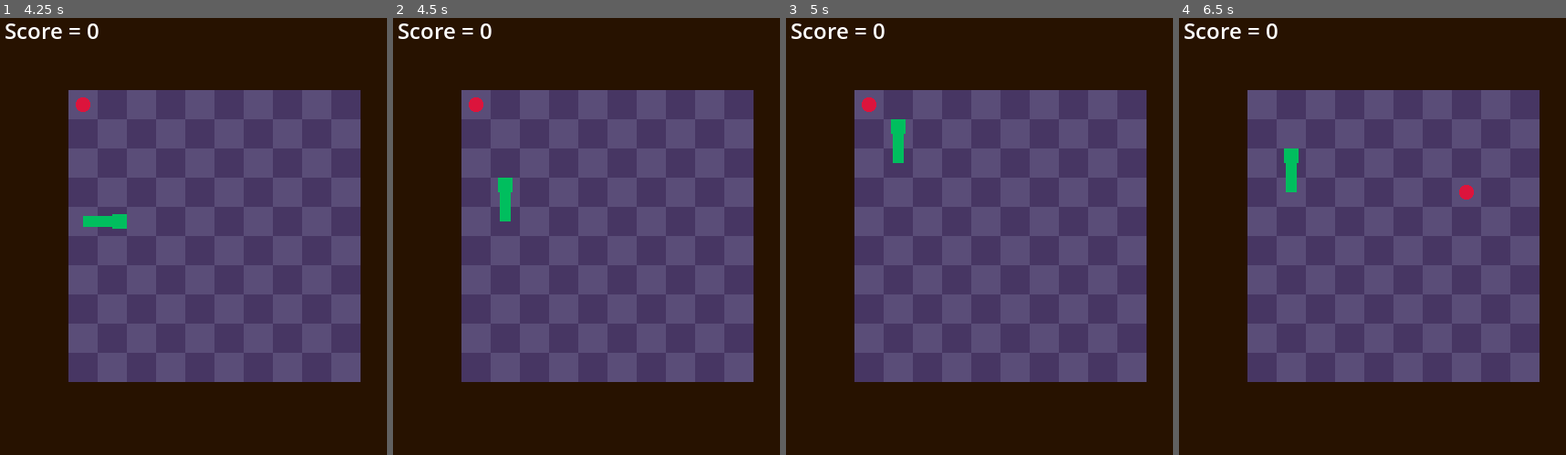
Above: before the commit, frames 1-4 (left to right).
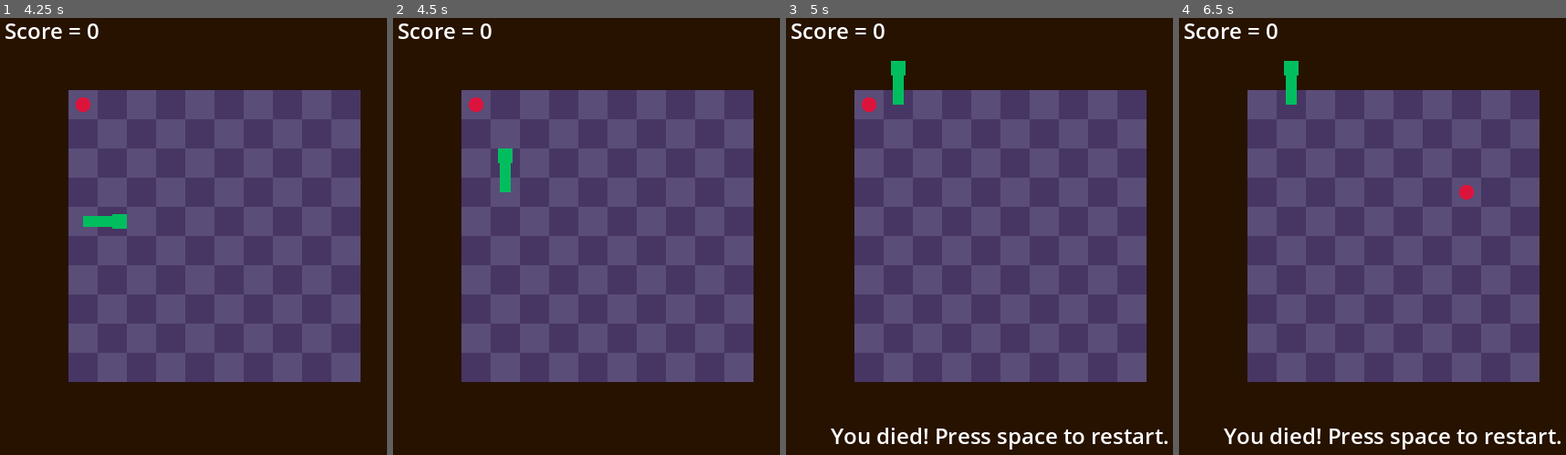
Above: after the commit, the same moments.

Repository: AlmostBiley/CoreMechanicsChallenge-Snake
Game: Godot game, scene res://snake_game.tscn
Same seed, same stepped clock (60 frames per second), same inputs: the game is played once before the commit and once after it.
Inputs:
- Up to frame 1 (4.25 s): tap Enter at 0.5, 3.5 s; hold D (move_right) 0.53-1.28 s; hold W (move) 0.53-1.28 s; tap Space (pause) at 1.25, 4.15 s; hold S (move_down) 1.28-2.03 s; tap W (move) at 1.35, 2.85 s; hold W (move) 2.03-2.78 s; hold D (move_right) 2.03-3.53 s; hold A (move_left) from 3.53 s (still down); hold W (move) from 3.53 s (still down)
- Up to frame 2 (4.5 s): keep holding A (move_left); release W (move) at 4.28 s; tap W (move) at 4.35 s
- Up to frame 3 (5 s): keep holding A (move_left)
- Up to frame 4 (6.5 s): release A (move_left) at 5.03 s; hold S (move_down) 5.03-5.78 s; hold W (move) 5.03-5.78 s; tap Space (pause) at 5.75 s; hold D (move_right) from 5.78 s (still down); tap W (move) at 5.85 s

Frame 1 is identical in both runs. In frame 2, 0.4% of the frame differs, in the area x 27-31%, y 29-47%; in frame 3, 1.9%, in the area x 11-99%, y 9-99%; in frame 4, 1.9%.

Commit message:
Added sound effects

Diff:
--- a/project.godot
+++ b/project.godot
@@ -14,6 +14,10 @@
 run/main_scene="res://snake_game.tscn"
 config/features=PackedStringArray("4.3", "GL Compatibility")
 config/icon="res://icon.svg"
+
+[audio]
+
+general/2d_panning_strength=0.0
 
 [display]
 
--- a/snake_game.gd
+++ b/snake_game.gd
@@ -1,12 +1,14 @@
 class_name SnakeGame
-extends Node2D
+extends AudioStreamPlayer2D
 
 const CELL_SIZE : int = 32
 const GRID_MIN : Vector2i = Vector2i(3, 3)
 const GRID_MAX : Vector2i = Vector2i(12, 12)
 const GRID_COLOR_1 := Color(0.352, 0.301, 0.47)
 const GRID_COLOR_2 := Color(0.279, 0.211, 0.39)
-
+const SFX_PICKUP : AudioStream  = preload("res://retro_beeps_collect_item_01.wav")
+const SFX_DEATH : AudioStream = preload("res://retro_jump_dizzy_spin_01.wav")
+const SFX_STARTGAME : AudioStream = preload("res://retro_synth_beeps_04.wav")
 var grid_objects : Array[GridObject] = []
 var snake : Snake
 var tick_length := 0.25
@@ -31,13 +33,12 @@
 
 # Called when the node enters the scene tree for the first time.
 func _ready() -> void:
-	reset()
+	reset_game()
 	message = "Press space to start."
 	pause = true
-	# Start
-	on_game_tick()
+	start_game()
 
-func reset() -> void:
+func reset_game() -> void:
 	# Set up snake
 	snake = Snake.new()
 	snake.died.connect(on_snake_death.bind(snake))
@@ -51,6 +52,13 @@
 	score = 0
 	message = ""
 
+func start_game() -> void:
+	on_game_tick()
+
+func play_sfx(to_play : AudioStream) -> void:
+	stream = to_play
+	play()
+
 func _unhandled_input(event: InputEvent) -> void:
 	if not pause:
 		if event.is_action_pressed("move"):
@@ -59,7 +67,8 @@
 	if event.is_action_pressed("pause"):
 		if pause:
 			if not snake.alive:
-				reset()
+				reset_game()
+				start_game()
 			pause = false
 			message = ""
 		else:
@@ -138,6 +147,7 @@
 
 func on_food_eaten(food : Food) -> void:
 	score += 1
+	play_sfx(SFX_PICKUP)
 	remove_grid_object(food)
 	add_food()
 
@@ -150,8 +160,12 @@
 			grid_object.activate()
 
 func on_snake_death(_snake : Snake) -> void:
+	# Play death sounds
+	play_sfx(SFX_DEATH)
+	# Prompt player to restart
 	message = "You died! Press space to restart."
 	pause = true
+	# Remove snake
 	snake.died.disconnect(on_snake_death)
 	snake.moved.disconnect(on_snake_moved)
 	snake.changed.disconnect(queue_redraw)
--- a/snake_game.tscn
+++ b/snake_game.tscn
@@ -2,5 +2,6 @@
 
 [ext_resource type="Script" path="res://snake_game.gd" id="1_ewxah"]
 
-[node name="Snake" type="Node2D"]
+[node name="Snake" type="AudioStreamPlayer2D"]
+panning_strength = 0.0
 script = ExtResource("1_ewxah")
Not shown, added: retro_beeps_collect_item_01.wav.import
Not shown, added: retro_jump_dizzy_spin_01.wav.import
Not shown, added: retro_synth_beeps_04.wav.import
Not shown, added: retro_beeps_collect_item_01.wav
Not shown, added: retro_jump_dizzy_spin_01.wav
Not shown, added: retro_synth_beeps_04.wav
